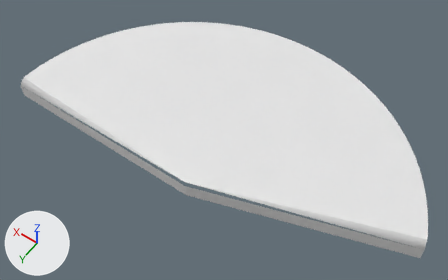
What one commit did to the OBJ model Assets/Models/Slice45.obj.
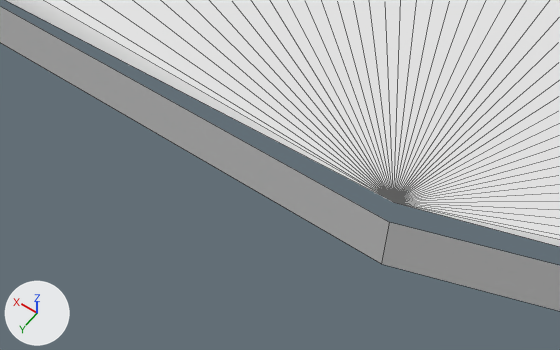
Each version appears first whole from a 50 mm lens placed at (-0.987, 1.099, 2.163), pointed at (0.054, -0.359, -0.127), and next in a close-up from a 50 mm lens placed at (-0.148, 0.374, 0.537), pointed at (0.098, 0.03, -0.004). Lighting does not change. The marker at lower left points along +X, +Y and +Z. The close-ups show mesh edges as thin lines. Where no turn or scale is listed for an object, it has been applied to the vertices.

The first close-up shows 'Slice45'.
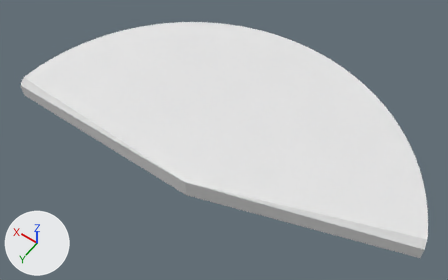
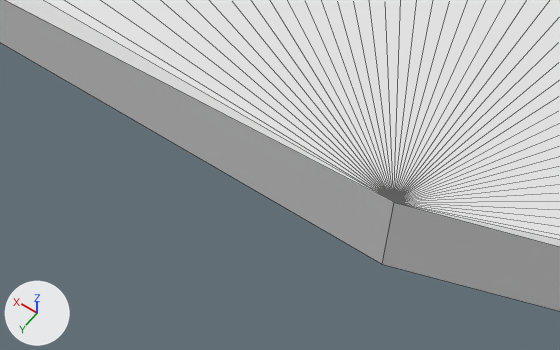
The change, as a list of edits to the scene's bpy script:
```text
Change me_slice45:
    where me_slice45.from_pydata(...)  # 53 vertices, 49 faces; spans x -0.95..1.0, y -1.0..0.0, z -0.1..0.0
    used by ob_slice45; location = (0.0, 0.0, 0.0)
    verts and faces of me_slice45; kept vertices keep their numbers, new ones are numbered from 53
    before: 0 (0.0, 0.0, 0.0) at pixel (393, 202), 2 (1.0, 0.0, -0.03), 48 (-0.95, -0.31, -0.03), 49 (0.0, 0.0, -0.1) at pixel (381, 264), 50 (0.0, 0.0, -0.03) at pixel (389, 222)
    before: 51 (1.0, 0.0, -0.1), 52 (-0.95, -0.31, -0.1)
    me_slice45 part 1
    add delete_vertices([50])  # with the faces that use them
    add faces += [(0, 2, 51, 49), (0, 49, 52, 48)]
```

Changed parts and their boxes (x1, y1, x2, y2) in the close-ups (560 x 350 px; the box of a moved part takes in the faces that stretch with it):
part 1 of me_slice45, moved or reshaped: before (0, 6, 560, 311); after (0, 0, 560, 311)
